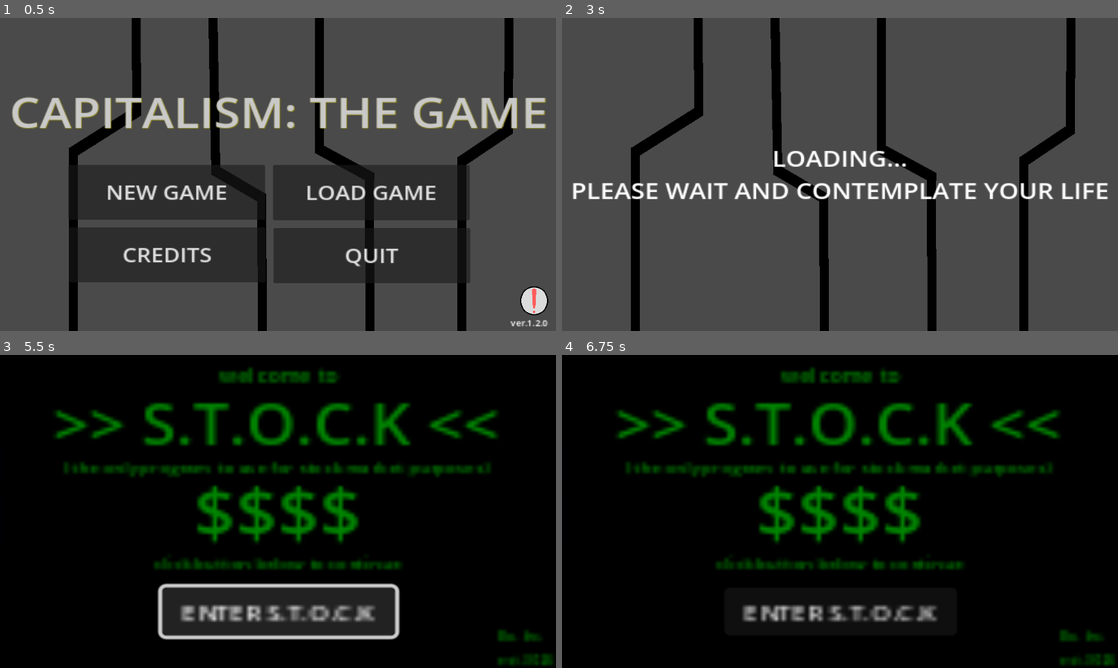
Above: before the commit, frames 1-4 (two rows, left to right).
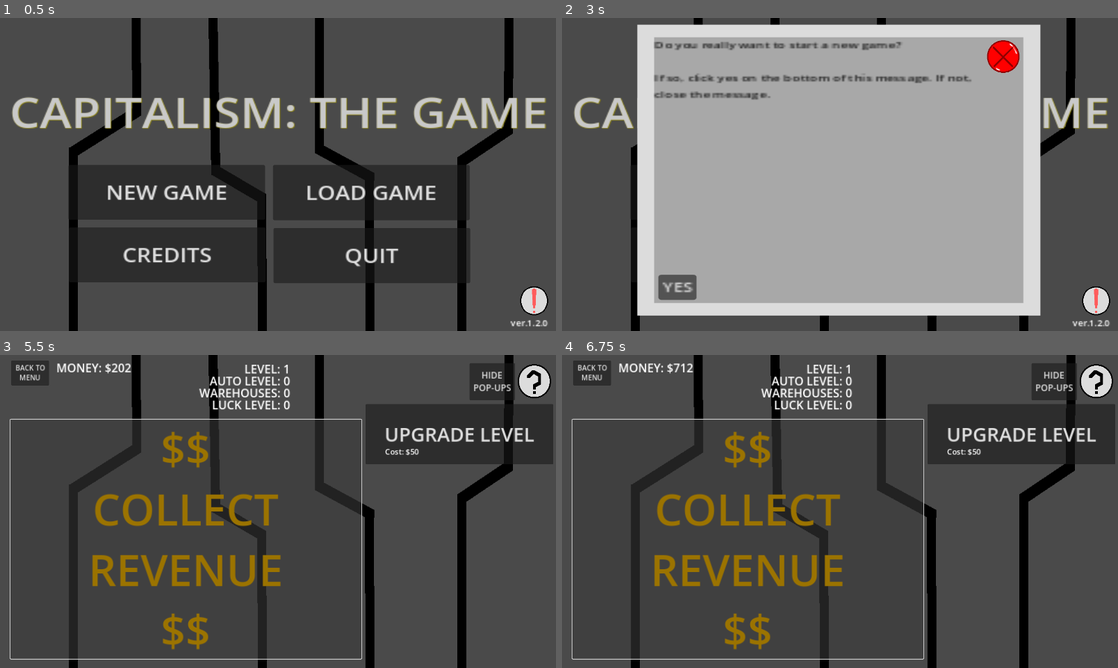
Above: after the commit, the same moments.

Repository: AwesomeGearBoy/capitalism-the-game
Game: Godot game, scene res://scenes/main.tscn
The game is run twice, just before and just after one commit, with the same random seed, the same clock (stepped at 60 frames per second) and the same inputs.
Inputs (mouse positions are in pixels of both pictures, inside the frame that each line leads up to):
- Up to frame 1 (0.5 s): no input
- Up to frame 2 (3 s): click "$$ COLLECT REVENUE $$" at 0.5 s; click "UPGRADE LEVEL" at 1.25 s; click "HIDE POP-UPS" at 2 s; click "BACK TO MENU" at 2.75 s
- Up to frame 3 (5.5 s): click (533, 380) at 3.5 s; click "YES" at 4.25 s; click (278, 611) at 5 s, where only the run before the commit has a clickable "ENTER S.T.O.C.K"
- Up to frame 4 (6.75 s): click (840, 611) at 5.75 s, where only the run before the commit has a clickable "ENTER S.T.O.C.K"; click "$$ COLLECT REVENUE $$" at 6.5 s

Frame 1 is identical in both runs. In frame 2, 69% of the frame differs, in the area x 1-99%, y 2-99%; in frame 3, 96%; in frame 4, 96%, in the area x 0-100%, y 0-100%.
Error in both runs: Cannot call method 'store_string' on a null value. (res://scripts/savedata.gd:5)

Commit message:
Started on actually coding stock market

Diff:
--- a/scenes/main.tscn
+++ b/scenes/main.tscn
@@ -500,6 +500,7 @@
 autowrap_mode = 3
 
 [node name="StockTitle" type="Sprite2D" parent="."]
+visible = false
 position = Vector2(724.5, 406)
 scale = Vector2(5.43098, 4.77647)
 texture = ExtResource("5_va8hs")
@@ -581,40 +582,40 @@
 texture = ExtResource("5_va8hs")
 
 [node name="Money" type="Label" parent="StockMarket"]
-offset_left = -131.0
-offset_top = -85.0
-offset_right = -74.0
-offset_bottom = -73.0
-theme_override_colors/font_color = Color(0, 0.517647, 0, 1)
-theme_override_font_sizes/font_size = 9
-text = "money = $0"
+offset_left = -131.463
+offset_top = -77.4631
+offset_right = -74.4629
+offset_bottom = -65.4631
+theme_override_colors/font_color = Color(0, 0.517647, 0, 1)
+theme_override_font_sizes/font_size = 7
+text = "int money = 0"
 
 [node name="Stock" type="Label" parent="StockMarket"]
-offset_left = -131.463
-offset_top = -73.0665
-offset_right = -91.4628
-offset_bottom = -60.0665
-theme_override_colors/font_color = Color(0, 0.517647, 0, 1)
-theme_override_font_sizes/font_size = 9
-text = "stock = 0"
+offset_left = -131.094
+offset_top = -67.8325
+offset_right = -90.0945
+offset_bottom = -54.8325
+theme_override_colors/font_color = Color(0, 0.517647, 0, 1)
+theme_override_font_sizes/font_size = 7
+text = "int stock = 0"
 
 [node name="StockPrice" type="Label" parent="StockMarket"]
-offset_left = -131.094
-offset_top = -61.3424
-offset_right = -62.0944
-offset_bottom = -46.3424
-theme_override_colors/font_color = Color(0, 0.517647, 0, 1)
-theme_override_font_sizes/font_size = 9
-text = "stock_price = $0"
+offset_left = -130.91
+offset_top = -58.8301
+offset_right = -61.9107
+offset_bottom = -43.8301
+theme_override_colors/font_color = Color(0, 0.517647, 0, 1)
+theme_override_font_sizes/font_size = 7
+text = "int stockPrice = 0"
 
 [node name="StockSellingPrice" type="Label" parent="StockMarket"]
 offset_left = -131.279
-offset_top = -47.9434
-offset_right = 11.7213
-offset_bottom = -33.9434
-theme_override_colors/font_color = Color(0, 0.517647, 0, 1)
-theme_override_font_sizes/font_size = 9
-text = "stock_selling_price = $0"
+offset_top = -50.0369
+offset_right = 11.7216
+offset_bottom = -36.0369
+theme_override_colors/font_color = Color(0, 0.517647, 0, 1)
+theme_override_font_sizes/font_size = 7
+text = "int stockSellingPrice = 0"
 
 [node name="StockVersion" type="Label" parent="StockMarket"]
 offset_left = -133.0
@@ -622,55 +623,82 @@
 offset_right = 131.0
 offset_bottom = 85.0
 theme_override_colors/font_color = Color(0, 0.517647, 0, 1)
-theme_override_font_sizes/font_size = 8
-text = "S.T.O.C.K system ver.1.987.9875"
+theme_override_font_sizes/font_size = 7
+text = "S.T.O.C.K system v1.722.2008"
 horizontal_alignment = 2
 
 [node name="LikeToDo" type="Label" parent="StockMarket"]
-offset_left = -130.91
-offset_top = -22.6108
-offset_right = 74.0897
-offset_bottom = -7.61084
-theme_override_colors/font_color = Color(0, 0.517647, 0, 1)
+offset_left = -130.726
+offset_top = -24.4951
+offset_right = 74.2736
+offset_bottom = -9.49512
+theme_override_colors/font_color = Color(0, 0.517647, 0, 1)
+theme_override_font_sizes/font_size = 7
+text = "what task do you wish to complete?"
+autowrap_mode = 3
+
+[node name="SystemError" type="Label" parent="StockMarket"]
+visible = false
+offset_left = -130.726
+offset_top = 30.1478
+offset_right = 132.274
+offset_bottom = 79.1478
+theme_override_colors/font_color = Color(1, 0, 0.0901961, 1)
+theme_override_font_sizes/font_size = 6
+text = "SYSTEM ERR: java.lang.personIsTooRich
+System crashing in 10 seconds
+final String LOCAL = \"Local man is too rich; breaking economy. The world can't handle it. Goodbye, sweet Earth. See you on the other side. - Mr. Bachman\""
+autowrap_mode = 3
+
+[node name="BuyStock" type="Button" parent="StockMarket"]
+offset_left = -130.726
+offset_top = -12.7709
+offset_right = -53.7261
+offset_bottom = 8.22906
 theme_override_font_sizes/font_size = 9
-text = "what task do you wish to complete?"
-autowrap_mode = 3
-
-[node name="BreakingNews" type="Label" parent="StockMarket"]
-offset_left = -131.0
-offset_top = 17.0
-offset_right = 130.0
-offset_bottom = 74.0
-theme_override_colors/font_color = Color(1, 0, 0.0901961, 1)
-theme_override_font_sizes/font_size = 8
-text = "PROGRAM ERR: java.lang.personIsTooRich
-System crashing in 10 seconds
-final String LOCAL = \"Local man is too rich; breaking economy. The world can't handle it. Goodbye, sweet Earth. - Mr. Bachman\""
-autowrap_mode = 3
-
-[node name="BuyStock" type="Button" parent="StockMarket"]
+text = "BUY STOCK"
+
+[node name="SellStock" type="Button" parent="StockMarket"]
+offset_left = -53.1838
+offset_top = -12.7709
+offset_right = 23.8162
+offset_bottom = 8.22906
+theme_override_font_sizes/font_size = 9
+text = "SELL STOCK"
+
+[node name="QuitProgram" type="Button" parent="StockMarket"]
+offset_left = 24.9112
+offset_top = -12.5616
+offset_right = 101.911
+offset_bottom = 8.43842
+theme_override_font_sizes/font_size = 9
+text = "QUIT PROGRAM"
+
+[node name="Button" type="Button" parent="StockMarket"]
 offset_left = -131.279
-offset_top = -6.90887
-offset_right = -46.2787
-offset_bottom = 15.0911
-theme_override_font_sizes/font_size = 10
-text = "BUY STOCK"
-
-[node name="SellStock" type="Button" parent="StockMarket"]
-offset_left = -44.1586
-offset_top = -6.90887
-offset_right = 40.8414
-offset_bottom = 15.0911
-theme_override_font_sizes/font_size = 10
-text = "SELL STOCK"
-
-[node name="QuitProgram" type="Button" parent="StockMarket"]
-offset_left = 42.0405
-offset_top = -6.90887
-offset_right = 127.04
-offset_bottom = 15.0911
-theme_override_font_sizes/font_size = 10
-text = "QUIT PROGRAM"
+offset_top = 8.58374
+offset_right = 28.7213
+offset_bottom = 30.5837
+theme_override_font_sizes/font_size = 9
+text = "EXCHANGE  STOCK FOR AUTO LEV."
+
+[node name="StockMarketStatus" type="Label" parent="StockMarket"]
+offset_left = -130.726
+offset_top = -85.6281
+offset_right = -18.7261
+offset_bottom = -74.6281
+theme_override_colors/font_color = Color(0, 0.517647, 0, 1)
+theme_override_font_sizes/font_size = 7
+text = "String marketStatus = \"status\""
+
+[node name="AutoLevel" type="Label" parent="StockMarket"]
+offset_left = -130.726
+offset_top = -41.4532
+offset_right = -71.7261
+offset_bottom = -30.4532
+theme_override_colors/font_color = Color(0, 0.517647, 0, 1)
+theme_override_font_sizes/font_size = 7
+text = "int autoLevel = 0"
 
 [node name="Menu" parent="." instance=ExtResource("2_4nb71")]
 visible = false
@@ -684,6 +712,7 @@
 [connection signal="pressed" from="UpgradeAuto" to="." method="_on_upgrade_auto_pressed"]
 [connection signal="pressed" from="BuyWarehouse" to="." method="_on_buy_warehouse_pressed"]
 [connection signal="pressed" from="UpgradeLuck" to="." method="_on_upgrade_luck_pressed"]
+[connection signal="pressed" from="StockMarketButton" to="." method="_on_stock_market_button_pressed"]
 [connection signal="pressed" from="Salvage" to="." method="_on_salvage_pressed"]
 [connection signal="pressed" from="HidePopups" to="." method="_on_hide_popups_pressed"]
 [connection signal="pressed" from="MenuButton" to="." method="_on_menu_button_pressed"]
--- /dev/null
+++ b/scenes/stock_exiting_screen.tscn
@@ -0,0 +1,26 @@
+[gd_scene load_steps=2 format=3 uid="uid://c24ljw0wr2k2y"]
+
+[ext_resource type="Texture2D" uid="uid://cn0t8ffgvmxb1" path="res://assets/black.png" id="1_313uq"]
+
+[node name="StockExitingScreen" type="Sprite2D"]
+position = Vector2(723.125, 405.25)
+scale = Vector2(5.36616, 4.76177)
+texture = ExtResource("1_313uq")
+
+[node name="Exiting" type="Label" parent="."]
+offset_left = -133.0
+offset_top = -86.0
+offset_right = -55.0
+offset_bottom = -75.0
+theme_override_colors/font_color = Color(0, 0.517647, 0, 1)
+theme_override_font_sizes/font_size = 7
+text = "exiting system..."
+
+[node name="Exiting2" type="Label" parent="."]
+offset_left = -133.0
+offset_top = -78.0
+offset_right = -17.0
+offset_bottom = -67.0
+theme_override_colors/font_color = Color(0, 0.517647, 0, 1)
+theme_override_font_sizes/font_size = 7
+text = "please wait..."
--- /dev/null
+++ b/scenes/stock_loading_screen.tscn
@@ -0,0 +1,26 @@
+[gd_scene load_steps=2 format=3 uid="uid://bboyki73fpt34"]
+
+[ext_resource type="Texture2D" uid="uid://cn0t8ffgvmxb1" path="res://assets/black.png" id="1_ywbpc"]
+
+[node name="StockLoadingScreen" type="Sprite2D"]
+position = Vector2(723.125, 405.25)
+scale = Vector2(5.36616, 4.76177)
+texture = ExtResource("1_ywbpc")
+
+[node name="Loading" type="Label" parent="."]
+offset_left = -133.0
+offset_top = -86.0
+offset_right = -55.0
+offset_bottom = -75.0
+theme_override_colors/font_color = Color(0, 0.517647, 0, 1)
+theme_override_font_sizes/font_size = 7
+text = "systems loading..."
+
+[node name="Loading2" type="Label" parent="."]
+offset_left = -133.0
+offset_top = -78.0
+offset_right = -17.0
+offset_bottom = -67.0
+theme_override_colors/font_color = Color(0, 0.517647, 0, 1)
+theme_override_font_sizes/font_size = 7
+text = "creating button-click functions..."
--- a/scripts/main.gd
+++ b/scripts/main.gd
@@ -1,6 +1,7 @@
 extends Node
 
 var menu := true
+var stock := false
 var game_running := true
 var auto_mode := false
 var hide_messages := false
@@ -419,38 +420,53 @@
 
 func _on_revenue_button_pressed():
 	if !menu:
-		collect_revenue()
+		if !stock:
+			collect_revenue()
 
 func _on_auto_button_pressed():
 	if !menu:
-		activate_auto()
+		if !stock:
+			activate_auto()
 
 func _on_upgrade_level_pressed():
 	if !menu:
-		upgrade_level()
+		if !stock:
+			upgrade_level()
 
 func _on_upgrade_auto_pressed():
 	if !menu:
-		upgrade_auto()
+		if !stock:
+			upgrade_auto()
 
 func _on_buy_warehouse_pressed():
 	if !menu:
-		buy_warehouse()
+		if !stock:
+			buy_warehouse()
 
 func _on_upgrade_luck_pressed():
 	if !menu:
-		upgrade_luck()
+		if !stock:
+			upgrade_luck()
+
+func _on_stock_market_button_pressed():
+	if !menu:
+		if !stock:
+			stock = true
+			$StockTitle.show()
+			$StockMarket.show() ### <---------- LEFT OFF HERE
 
 func _on_salvage_pressed():
 	if !menu:
-		$SalvageMessage.show()
+		if !stock:
+			$SalvageMessage.show()
 
 func _on_confirm_salvage_pressed():
 	salvage()
 
 func _on_hint_pressed():
 	if !menu:
-		$Help.show()
+		if !stock:
+			$Help.show()
 
 func _on_menu_new_game():
 	new_game()
@@ -460,14 +476,18 @@
 	load_timeout = randi_range(1.2, 3.3)
 
 func _on_event_gift_collected():
-	money += 500000 * level
+	pass
 
 func _on_menu_button_pressed():
-	load_timeout = randi_range(1.2, 3.3)
-	menu = true
+	if !menu:
+		if !stock:
+			load_timeout = randi_range(1.2, 3.3)
+			menu = true
 
 func _on_hide_popups_pressed():
-	if hide_messages:
-		hide_messages = false
-	elif !hide_messages:
-		hide_messages = true
+	if !menu:
+		if !stock:
+			if hide_messages:
+				hide_messages = false
+			elif !hide_messages:
+				hide_messages = true
